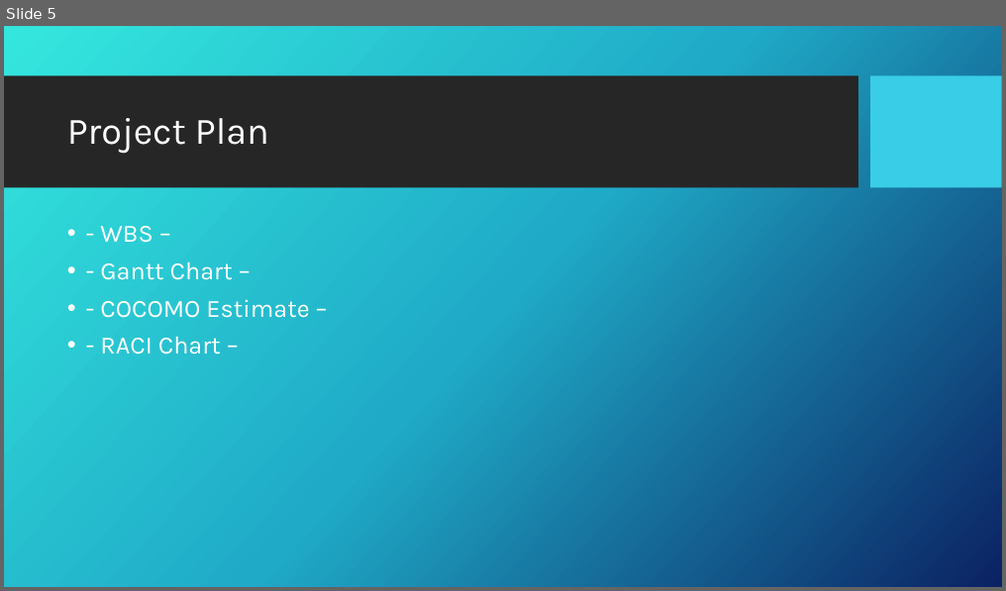
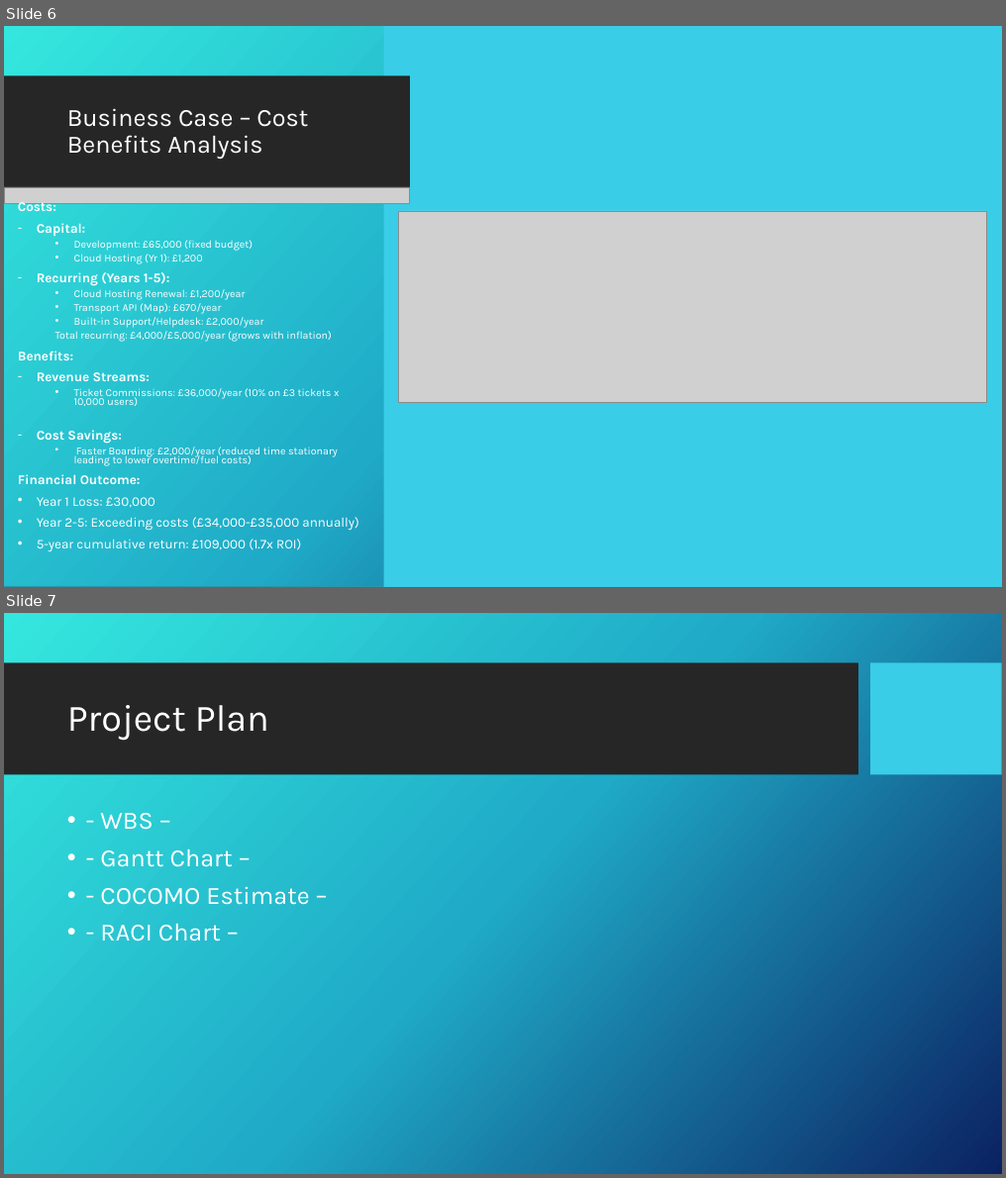
Before and after one commit to c3026923/south-yorkshire-bus-journey-planner, a slide deck: SY Bus Journey Planner Presentation.pptx. Shown one above the other, each under a label of ours: slide 5 before the commit, slides 6 and 7 after it. The pictures are 1006x591 and 1006x1178 pixels, drawn with LibreOffice and Linux fonts; fonts in the diff are those of the drawing; grey boxes stand for pictures; background and template pictures are left out. Boxes give left, top, right and bottom in pixels: in the first picture for what was removed or moved away, otherwise in the second. Text is boxed around its words. In the diff, an @@ line names an element or a change of style, - is before the commit and + after.

Commit message:
Updated Business Case Section

```diff
--- a/SY Bus Journey Planner Presentation.pptx
+++ b/SY Bus Journey Planner Presentation.pptx
@@ slide 6 added at box(4, 26, 1002, 587), background picture (left out); not listed: 2 template elements that a slide beside it also shows @@
@@ rectangle added at box(4, 26, 1002, 587), fill gradient #36E6DD to #21ABC8 to #0C2263, outline #2A98AB 1 pt @@
@@ rectangle added at box(383, 26, 1002, 587), fill #39CDE7 @@
@@ rectangle added at box(4, 76, 410, 188), fill #262626 @@
@@ title added at box(67, 108, 308, 159), 24 pt, text #FFFFFF @@
+Business Case – Cost Benefits Analysis
@@ picture added at box(4, 187, 410, 203) @@
@@ text added at box(18, 199, 358, 553), 10.2 pt, text #FFFFFF @@
+Costs:
+– Capital:
+  • Development: £65,000 (fixed budget)
+  • Cloud Hosting (Yr 1): £1,200
+– Recurring (Years 1-5):
+  • Cloud Hosting Renewal: £1,200/year
+  • Transport API (Map): £670/year
+  • Built-in Support/Helpdesk: £2,000/year
+  Total recurring: £4,000/£5,000/year (grows with inflation)
+Benefits:
+– Revenue Streams:
+  • Ticket Commissions: £36,000/year (10% on £3 tickets x 10,000 users)
+– Cost Savings:
+  • Faster Boarding: £2,000/year (reduced time stationary leading to lower overtime/fuel costs)
+Financial Outcome:
+• Year 1 Loss: £30,000
+• Year 2-5: Exceeding costs (£34,000-£35,000 annually)
+• 5-year cumulative return: £109,000 (1.7x ROI)
@@ picture added at box(399, 211, 987, 402) @@
@@ what was slide 5 is now slide 7 @@
```
Also in this commit, not shown: 2 other slides added, 1 slide removed.
